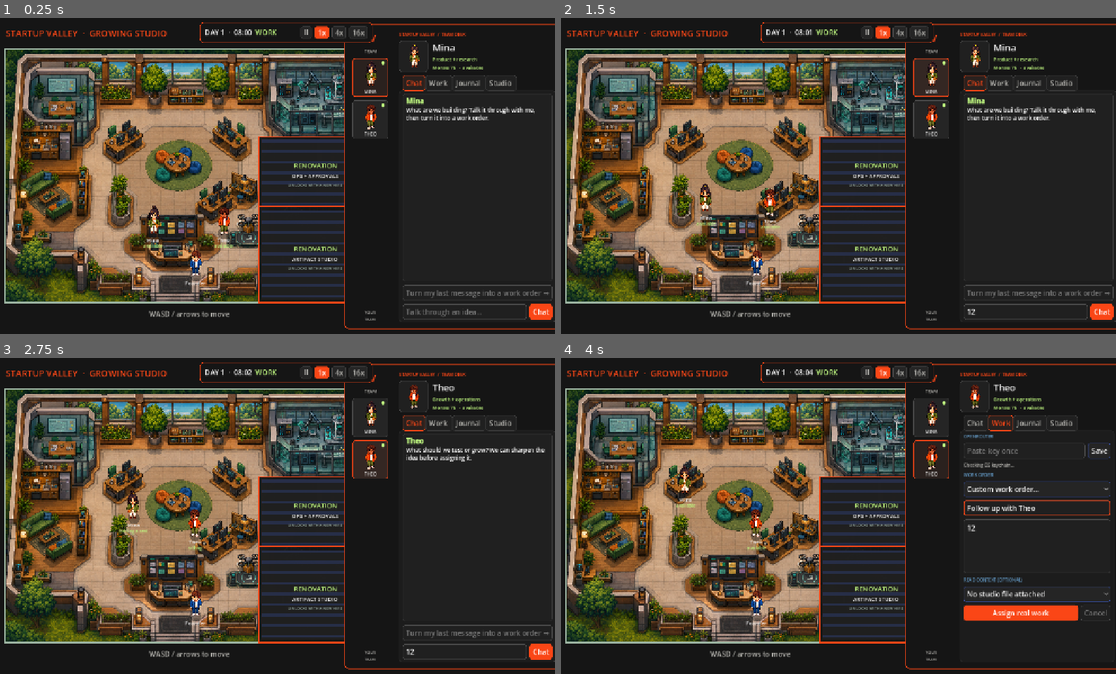
Above: before the commit, frames 1-4 (two rows, left to right).
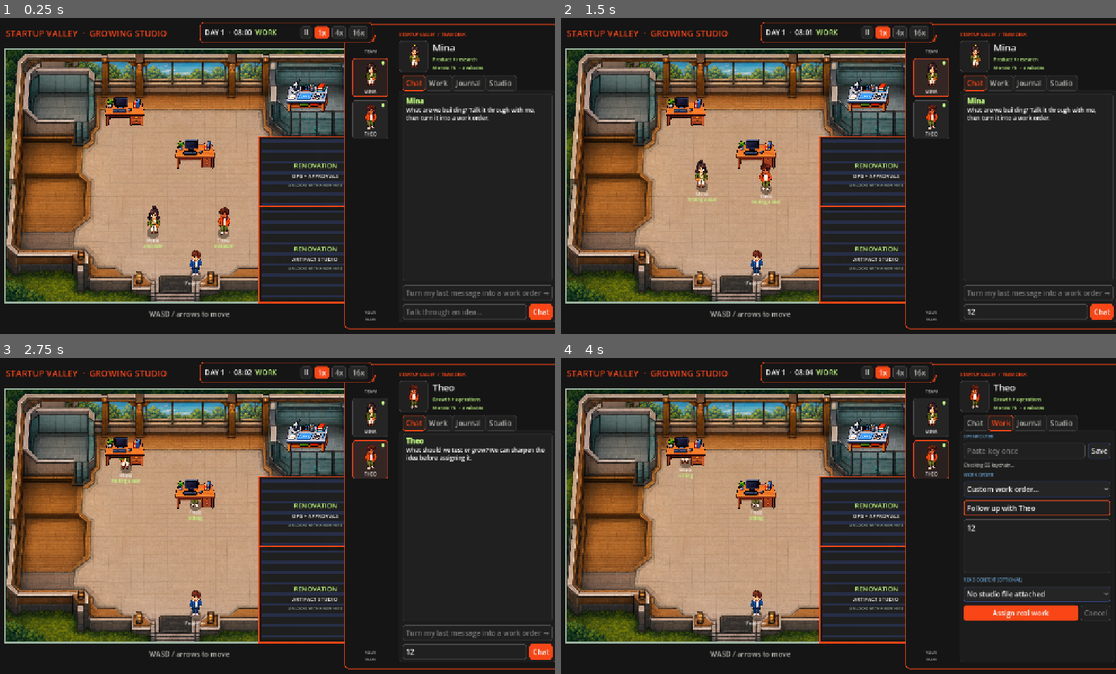
Above: after the commit, the same moments.

Repository: zhast/startup-valley
Game: Godot game, scene res://world/main.tscn
Same seed, same stepped clock (60 frames per second), same inputs: the game is played once before the commit and once after it.
Inputs (mouse positions are in pixels of both pictures, inside the frame that each line leads up to):
- Up to frame 1 (0.25 s): no input
- Up to frame 2 (1.5 s): click (1027, 311) at 0.52 s; type "12" at 0.6 s; click "MINA" at 1.25 s
- Up to frame 3 (2.75 s): click "THEO" at 2 s
- Up to frame 4 (4 s): click "Chat" at 2.75 s; click "Turn my last message into a w…" at 3.5 s

The runs differ from the first frame. In frame 1, 20% of the frame differs, in the area x 1-63%, y 10-90%; in frame 2, 21%; in frame 3, 21%; in frame 4, 21%.

Commit message:
feat(game): assemble office from modular assets

Diff:
--- a/game/actors/employee_avatar.gd
+++ b/game/actors/employee_avatar.gd
@@ -39,6 +39,7 @@
 var _character_sprite: Sprite2D
 
 func configure(record: EmployeeRecord, start_position: Vector2, desk: Vector2, research: Vector2) -> void:
+	z_as_relative = false
 	employee_id = record.id
 	display_name = record.display_name
 	morale = record.morale
@@ -57,9 +58,17 @@
 	queue_redraw()
 
 func set_schedule_phase(phase: String) -> void:
+	var phase_changed := phase != schedule_phase
 	schedule_phase = phase
 	if has_live_job or work_state == WorkState.DELIVERING:
 		return
+	if not phase_changed:
+		if phase == "work":
+			return
+		if phase == "lunch" and work_state == WorkState.LUNCH:
+			return
+		if phase == "off" and work_state == WorkState.OFF_SHIFT:
+			return
 	_idle_elapsed = 0.0
 	_speech_visible = false
 	if phase == "lunch":
@@ -143,6 +152,7 @@
 		_character_sprite.position.y = -10.0
 	if not has_live_job and schedule_phase == "work" and not _has_target:
 		_update_idle(delta)
+	z_index = int(position.y)
 
 func _update_idle(delta: float) -> void:
 	_idle_elapsed += delta
--- a/game/actors/player_avatar.gd
+++ b/game/actors/player_avatar.gd
@@ -6,6 +6,7 @@
 var _character_sprite: Sprite2D
 
 func _ready() -> void:
+	z_as_relative = false
 	_character_sprite = Sprite2D.new()
 	_character_sprite.name = "CharacterSprite"
 	_character_sprite.texture = CharacterArt.portrait("founder")
@@ -21,6 +22,7 @@
 	move_and_slide()
 	position.x = clampf(position.x, movement_bounds.position.x + 14.0, movement_bounds.end.x - 14.0)
 	position.y = clampf(position.y, movement_bounds.position.y + 18.0, movement_bounds.end.y - 14.0)
+	z_index = int(position.y)
 	if direction.x != 0.0:
 		_character_sprite.flip_h = direction.x < 0.0
 
--- a/game/data/town.json
+++ b/game/data/town.json
@@ -11,6 +11,11 @@
     { "employee_id": "mira", "grid": [8, 5] },
     { "employee_id": "theo", "grid": [13, 8] }
   ],
-  "research_table": [18, 4],
+  "props": [
+    { "id": "mira-workstation", "kind": "desk", "grid": [8, 5], "required_hires": 1, "owner_id": "mira" },
+    { "id": "theo-workstation", "kind": "desk", "grid": [13, 8], "required_hires": 2, "owner_id": "theo" },
+    { "id": "research-bench", "kind": "research_table", "grid": [21, 4], "required_hires": 2 }
+  ],
+  "research_table": [21, 4],
   "plants": [[3, 3], [22, 3], [3, 15], [23, 15]]
 }
--- a/game/props/desk.gd
+++ b/game/props/desk.gd
@@ -1,20 +1,32 @@
 class_name OfficeDesk
 extends Node2D
+
+const WORKSTATION_TEXTURE: Texture2D = preload("res://assets/runtime/office/employee-workstation.png")
+const RUNTIME_SCALE := 0.085
+const SPRITE_OFFSET := Vector2(0.0, -31.5)
 
 var owner_name: String = "Desk"
 
 func configure(label: String) -> void:
 	owner_name = label
-	queue_redraw()
 
 func _ready() -> void:
-	queue_redraw()
-
-func _draw() -> void:
-	draw_rect(Rect2(-30.0, -18.0, 60.0, 36.0), Color("8c6748"), true)
-	draw_rect(Rect2(-27.0, -15.0, 54.0, 5.0), Color("b78b5e"), true)
-	draw_rect(Rect2(-14.0, -30.0, 28.0, 20.0), Color("1f293d"), true)
-	draw_rect(Rect2(-11.0, -27.0, 22.0, 14.0), Color("6ca6c9"), true)
-	draw_rect(Rect2(-24.0, 16.0, 8.0, 14.0), Color("604735"), true)
-	draw_rect(Rect2(16.0, 16.0, 8.0, 14.0), Color("604735"), true)
-	draw_string(ThemeDB.fallback_font, Vector2(-30.0, 35.0), owner_name, HORIZONTAL_ALIGNMENT_CENTER, 60.0, 10, Color("c6d2e8"))
+	z_as_relative = false
+	var sprite := Sprite2D.new()
+	sprite.name = "WorkstationSprite"
+	sprite.texture = WORKSTATION_TEXTURE
+	sprite.texture_filter = CanvasItem.TEXTURE_FILTER_NEAREST
+	sprite.scale = Vector2.ONE * RUNTIME_SCALE
+	sprite.position = SPRITE_OFFSET
+	add_child(sprite)
+	var body := StaticBody2D.new()
+	body.name = "DeskCollision"
+	body.collision_layer = 1
+	body.collision_mask = 0
+	var collision := CollisionShape2D.new()
+	var shape := RectangleShape2D.new()
+	shape.size = Vector2(94.0, 34.0)
+	collision.position = Vector2(0.0, -19.0)
+	collision.shape = shape
+	body.add_child(collision)
+	add_child(body)
--- a/game/props/research_table.gd
+++ b/game/props/research_table.gd
@@ -1,12 +1,27 @@
 class_name ResearchTable
 extends Node2D
 
+const RESEARCH_TEXTURE: Texture2D = preload("res://assets/runtime/office/research-bench.png")
+const RUNTIME_SCALE := 0.09
+const SPRITE_OFFSET := Vector2(0.0, -37.0)
+
 func _ready() -> void:
-	queue_redraw()
-
-func _draw() -> void:
-	draw_rect(Rect2(-45.0, -22.0, 90.0, 44.0), Color("57728c"), true)
-	draw_circle(Vector2(-26.0, -3.0), 8.0, Color("8ed1df"))
-	draw_circle(Vector2(0.0, -3.0), 8.0, Color("9ab5ef"))
-	draw_circle(Vector2(26.0, -3.0), 8.0, Color("c8a7e8"))
-	draw_string(ThemeDB.fallback_font, Vector2(-42.0, 38.0), "RESEARCH", HORIZONTAL_ALIGNMENT_CENTER, 84.0, 10, Color("c6d4e9"))
+	z_as_relative = false
+	var sprite := Sprite2D.new()
+	sprite.name = "ResearchBenchSprite"
+	sprite.texture = RESEARCH_TEXTURE
+	sprite.texture_filter = CanvasItem.TEXTURE_FILTER_NEAREST
+	sprite.scale = Vector2.ONE * RUNTIME_SCALE
+	sprite.position = SPRITE_OFFSET
+	add_child(sprite)
+	var body := StaticBody2D.new()
+	body.name = "ResearchCollision"
+	body.collision_layer = 1
+	body.collision_mask = 0
+	var collision := CollisionShape2D.new()
+	var shape := RectangleShape2D.new()
+	shape.size = Vector2(94.0, 34.0)
+	collision.position = Vector2(0.0, -17.0)
+	collision.shape = shape
+	body.add_child(collision)
+	add_child(body)
--- a/game/tests/run_all.gd
+++ b/game/tests/run_all.gd
@@ -58,9 +58,22 @@
 	main.job_panel.select_employee("mira")
 	if main.room.unlocked_hires != 2 or main.room.locked_section_count() != 2:
 		_fail("test_office_growth: the two-person roster did not reveal exactly two office wings")
+	if main.room.visible_prop_count() != 3:
+		_fail("test_modular_office: the two-person stage did not show two desks and one research bench")
 	main.room.set_hire_count(0)
 	if main.room.locked_section_count() != 4:
 		_fail("test_office_growth: the founder stage did not lock all expansion wings")
+	if main.room.visible_prop_count() != 0:
+		_fail("test_modular_office: locked-stage props remained visible")
+	main.room.set_hire_count(1)
+	if main.room.visible_prop_count() != 1 or main.room.prop_node("mira-workstation") == null:
+		_fail("test_modular_office: the first hire did not reveal exactly Mina's workstation")
+	var staged_desk := main.room.prop_node("mira-workstation")
+	var staged_desk_sprite := staged_desk.get_node_or_null("WorkstationSprite") as Sprite2D if staged_desk != null else null
+	if staged_desk == null or not is_zero_approx(staged_desk.rotation) or staged_desk_sprite == null or not is_zero_approx(staged_desk_sprite.rotation):
+		_fail("test_modular_office: the workstation was rotated instead of using an authored cardinal sprite")
+	elif not is_equal_approx(staged_desk_sprite.scale.x, staged_desk_sprite.scale.y):
+		_fail("test_modular_office: the workstation projection was distorted by non-uniform scaling")
 	main.room.set_hire_count(4)
 	if main.room.locked_section_count() != 0:
 		_fail("test_office_growth: four hires did not reveal the mature office")
@@ -101,6 +114,11 @@
 		_fail("test_persistent_boot: employee memory was not restored")
 	main.day_clock.set_time(4, DayClock.WORK_START)
 	await process_frame
+	var scheduled_employee := main.get_employee("mira")
+	scheduled_employee._idle_elapsed = 0.4
+	scheduled_employee.set_schedule_phase("work")
+	if scheduled_employee._idle_elapsed < 0.4:
+		_fail("test_day_clock: repeated work ticks reset the employee idle schedule")
 
 	main.job_panel.begin_job("steer-job")
 	main._job_employees["steer-job"] = "mira"
@@ -139,6 +157,9 @@
 			frames += 1
 		if not employee.is_at_desk():
 			_fail("test_worker_walks_to_desk: employee did not reach the desk")
+		var mina_desk := main.room.prop_node("mira-workstation")
+		if mina_desk == null or employee.z_index >= mina_desk.z_index:
+			_fail("test_modular_office: Mina was not depth-sorted behind her workstation")
 		main.simulate_worker_event("mira", &"tool.started", "write_file")
 		await process_frame
 		if employee.work_state != EmployeeAvatar.WorkState.TYPING:
@@ -228,7 +249,9 @@
 		var worker := main.get_employee(employee_id)
 		if worker == null:
 			continue
-		var desk_center := Vector2i(int(worker.desk_position.x * 0.5), int((worker.desk_position.y - 42.0) * 0.5))
+		var desk_prop := main.room.prop_node("%s-workstation" % employee_id)
+		var desk_global := desk_prop.global_position if desk_prop != null else worker.desk_position
+		var desk_center := Vector2i(int(desk_global.x * 0.5), int(desk_global.y * 0.5))
 		_fill_rect(image, Rect2i(desk_center - Vector2i(15, 9), Vector2i(30, 18)), Color("8c6748"))
 		var worker_center := Vector2i(int(worker.position.x * 0.5), int(worker.position.y * 0.5))
 		var worker_color := Color("7dc6a7") if employee_id == "mira" else Color("d9a66f")
--- a/game/tools/validate_project.gd
+++ b/game/tools/validate_project.gd
@@ -12,7 +12,9 @@
 	"res://world/main.tscn",
 ]
 const IMPORTANT_TEXTURES: PackedStringArray = [
-	"res://assets/runtime/office/main-office-background.png",
+	"res://assets/runtime/office/office-shell-base.png",
+	"res://assets/runtime/office/employee-workstation.png",
+	"res://assets/runtime/office/research-bench.png",
 	"res://assets/concepts/office-town-characters-sheet.png",
 	"res://assets/concepts/ui/team-roster-brand-palette-concept.png",
 	"res://assets/concepts/ui/employee-profile-brand-palette-concept.png",
--- /dev/null
+++ b/game/world/office_prop_placement.gd
@@ -0,0 +1,21 @@
+class_name OfficePropPlacement
+extends RefCounted
+
+var id: String = ""
+var kind: String = ""
+var grid: Vector2i = Vector2i.ZERO
+var required_hires: int = 0
+var owner_id: String = ""
+
+static func from_json(value: Dictionary) -> OfficePropPlacement:
+	var placement := OfficePropPlacement.new()
+	placement.id = str(value.get("id", ""))
+	placement.kind = str(value.get("kind", ""))
+	placement.required_hires = maxi(0, int(value.get("required_hires", 0)))
+	placement.owner_id = str(value.get("owner_id", ""))
+	var grid_value: Variant = value.get("grid", [])
+	if grid_value is Array:
+		var coordinates := grid_value as Array
+		if coordinates.size() >= 2:
+			placement.grid = Vector2i(int(coordinates[0]), int(coordinates[1]))
+	return placement
--- a/game/world/town_room.gd
+++ b/game/world/town_room.gd
@@ -1,7 +1,9 @@
 class_name TownRoom
 extends Node2D
 
-const OFFICE_BACKGROUND_TEXTURE: Texture2D = preload("res://assets/runtime/office/main-office-background.png")
+const OFFICE_SHELL_TEXTURE: Texture2D = preload("res://assets/runtime/office/office-shell-base.png")
+const DESK_SCENE: PackedScene = preload("res://props/desk.tscn")
+const RESEARCH_TABLE_SCENE: PackedScene = preload("res://props/research_table.tscn")
 const LOCKED_FILL := Color("151515f2")
 const LOCKED_INSET := Color("202020ed")
 const LOCKED_STRIPE := Color("354b9855")
@@ -11,16 +13,21 @@
 var grid_width: int = 26
 var grid_height: int = 18
 var player_spawn: Vector2i = Vector2i(13, 15)
-var research_grid: Vector2i = Vector2i(18, 4)
+var research_grid: Vector2i = Vector2i(21, 4)
 var unlocked_hires: int = 0
 var _employee_spawns: Dictionary[String, Vector2i] = {}
 var _desk_grids: Dictionary[String, Vector2i] = {}
 var _employee_names: Dictionary[String, String] = {}
 var _plants: Array[Vector2i] = []
+var _prop_placements: Array[OfficePropPlacement] = []
 var _locked_collision_root: Node2D
+var _prop_root: Node2D
 
 func _ready() -> void:
 	texture_filter = CanvasItem.TEXTURE_FILTER_LINEAR
+	_prop_root = Node2D.new()
+	_prop_root.name = "Props"
+	add_child(_prop_root)
 	_locked_collision_root = Node2D.new()
 	_locked_collision_root.name = "LockedSections"
 	add_child(_locked_collision_root)
@@ -57,13 +64,20 @@
 			if desk_value is Dictionary:
 				var desk := desk_value as Dictionary
 				_desk_grids[str(desk.get("employee_id", ""))] = _vector_from_json(desk.get("grid"), Vector2i.ZERO)
+	_prop_placements.clear()
+	var props_value: Variant = data.get("props", [])
+	if props_value is Array:
+		for prop_value: Variant in props_value as Array:
+			if prop_value is Dictionary:
+				var placement := OfficePropPlacement.from_json(prop_value as Dictionary)
+				if not placement.id.is_empty() and not placement.kind.is_empty():
+					_prop_placements.append(placement)
 	_plants.clear()
 	var plants_value: Variant = data.get("plants", [])
 	if plants_value is Array:
 		for plant_value: Variant in plants_value as Array:
 			_plants.append(_vector_from_json(plant_value, Vector2i.ZERO))
 	set_hire_count(_employee_spawns.size())
-	_rebuild_desks()
 	queue_redraw()
 
 func _vector_from_json(value: Variant, fallback: Vector2i) -> Vector2i:
@@ -78,17 +92,38 @@
 		_desk_grids[record.id] = record.desk_grid
 		_employee_names[record.id] = record.display_name
 	set_hire_count(records.size())
-	_rebuild_desks()
-
-func _rebuild_desks() -> void:
-	# The runtime background owns the furniture. Logical desk coordinates remain
-	# authoritative for worker movement and can change independently of the art.
-	queue_redraw()
 
 func set_hire_count(count: int) -> void:
 	unlocked_hires = maxi(0, count)
+	_rebuild_props()
 	_rebuild_locked_collisions()
 	queue_redraw()
+
+func _rebuild_props() -> void:
+	if _prop_root == null:
+		return
+	for child: Node in _prop_root.get_children():
+		_prop_root.remove_child(child)
+		child.queue_free()
+	for placement: OfficePropPlacement in _prop_placements:
+		if unlocked_hires < placement.required_hires:
+			continue
+		var prop: Node2D
+		match placement.kind:
+			"desk":
+				var desk := DESK_SCENE.instantiate() as OfficeDesk
+				desk.configure(_employee_names.get(placement.owner_id, placement.owner_id))
+				prop = desk
+			"research_table":
+				prop = RESEARCH_TABLE_SCENE.instantiate() as ResearchTable
+			_:
+				push_warning("Unknown office prop kind: %s" % placement.kind)
+				continue
+		prop.name = placement.id
+		prop.position = grid_to_local_position(placement.grid)
+		prop.z_as_relative = false
+		prop.z_index = int(position.y + prop.position.y)
+		_prop_root.add_child(prop)
 
 func locked_section_count() -> int:
 	var count := 0
@@ -96,6 +131,12 @@
 		if unlocked_hires < int(section.get("minimum_hires", 0)):
 			count += 1
 	return count
+
+func visible_prop_count() -> int:
+	return _prop_root.get_child_count() if _prop_root != null else 0
+
+func prop_node(prop_id: String) -> Node2D:
+	return _prop_root.get_node_or_null(NodePath(prop_id)) as Node2D if _prop_root != null else null
 
 func _section_definitions() -> Array[Dictionary]:
 	return [
@@ -167,7 +208,9 @@
 	return grid_to_world_position(_employee_spawns.get(employee_id, Vector2i(5, 14)))
 
 func employee_desk_position(employee_id: String) -> Vector2:
-	return grid_to_world_position(_desk_grids.get(employee_id, Vector2i.ZERO)) + Vector2(0.0, 42.0)
+	# The work point is behind the desk anchor so Y sorting places the employee's
+	# lower body behind the workstation while keeping their head visible.
+	return grid_to_world_position(_desk_grids.get(employee_id, Vector2i.ZERO)) + Vector2(0.0, -26.0)
 
 func research_position() -> Vector2:
 	return grid_to_world_position(research_grid) + Vector2(0.0, 40.0)
@@ -177,7 +220,7 @@
 
 func _draw() -> void:
 	var size := Vector2(float(grid_width * tile_size), float(grid_height * tile_size))
-	draw_texture_rect(OFFICE_BACKGROUND_TEXTURE, Rect2(Vector2.ZERO, size), false)
+	draw_texture_rect(OFFICE_SHELL_TEXTURE, Rect2(Vector2.ZERO, size), false)
 	draw_rect(Rect2(Vector2.ZERO, size), Color("9bb3a0"), false, 3.0)
 	for section: Dictionary in _section_definitions():
 		if unlocked_hires < int(section.get("minimum_hires", 0)):
Binary file added: game/assets/runtime/office/employee-workstation.png
Not shown, added: game/assets/runtime/office/employee-workstation.png.import
Binary file added: game/assets/runtime/office/office-shell-base.png
Not shown, added: game/assets/runtime/office/office-shell-base.png.import
Binary file added: game/assets/runtime/office/research-bench.png
Not shown, added: game/assets/runtime/office/research-bench.png.import
Binary file changed: game/tests/baselines/test_worker_walks_to_desk.png
Not shown, added: game/world/office_prop_placement.gd.uid
Not shown, added: game/assets/runtime/office/ASSET_SPEC.md
